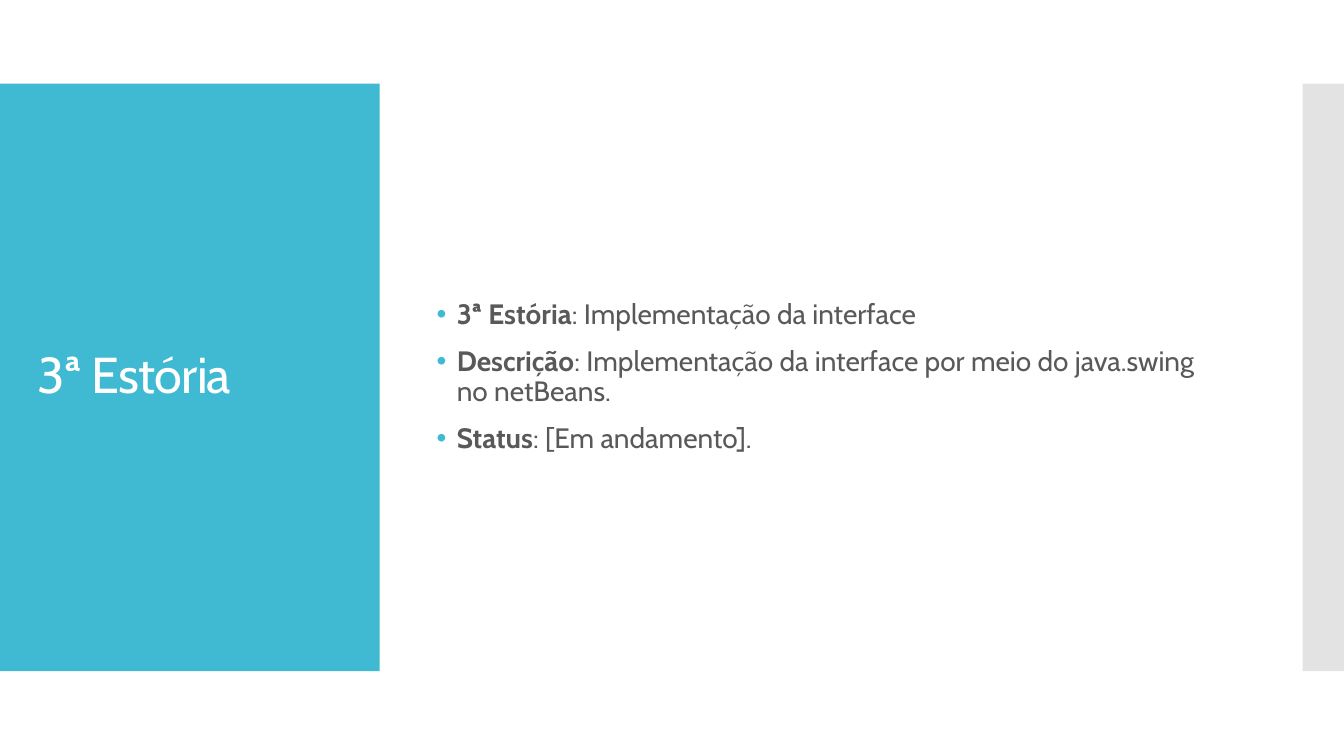
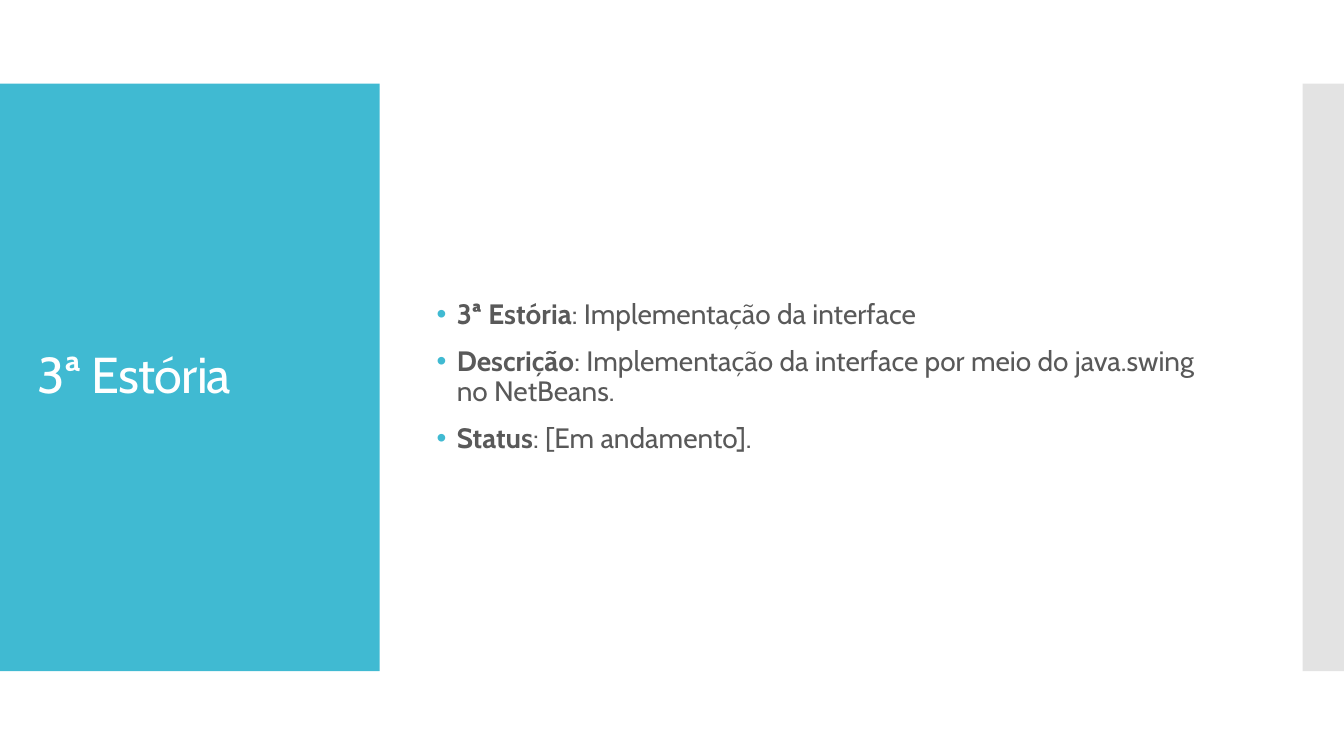
Before and after one commit to AlexandroGonSan/Projeto_final_POO_2018.2, a slide deck: slide 4 of Sprints/Sprint_004 da equipe.pptx (slide 5 before the commit). Drawn at 1344x756 pixels with LibreOffice and Linux fonts; fonts in the diff are those of the drawing. Boxes give left, top, right and bottom in pixels: in the first picture for what was removed or moved away, otherwise in the second. Text is boxed around its words. In the diff, an @@ line names an element or a change of style, - is before the commit and + after.

```diff
--- a/Sprints/Sprint_004 da equipe.pptx
+++ b/Sprints/Sprint_004 da equipe.pptx
@@ text at box(457, 350, 1194, 402): text changed @@
-• Descrição: Implementação da interface por meio do java.swing no netBeans.
+• Descrição: Implementação da interface por meio do java.swing no NetBeans.
```
Also in this commit, not shown: 1 other slide changed, 1 slide removed.
